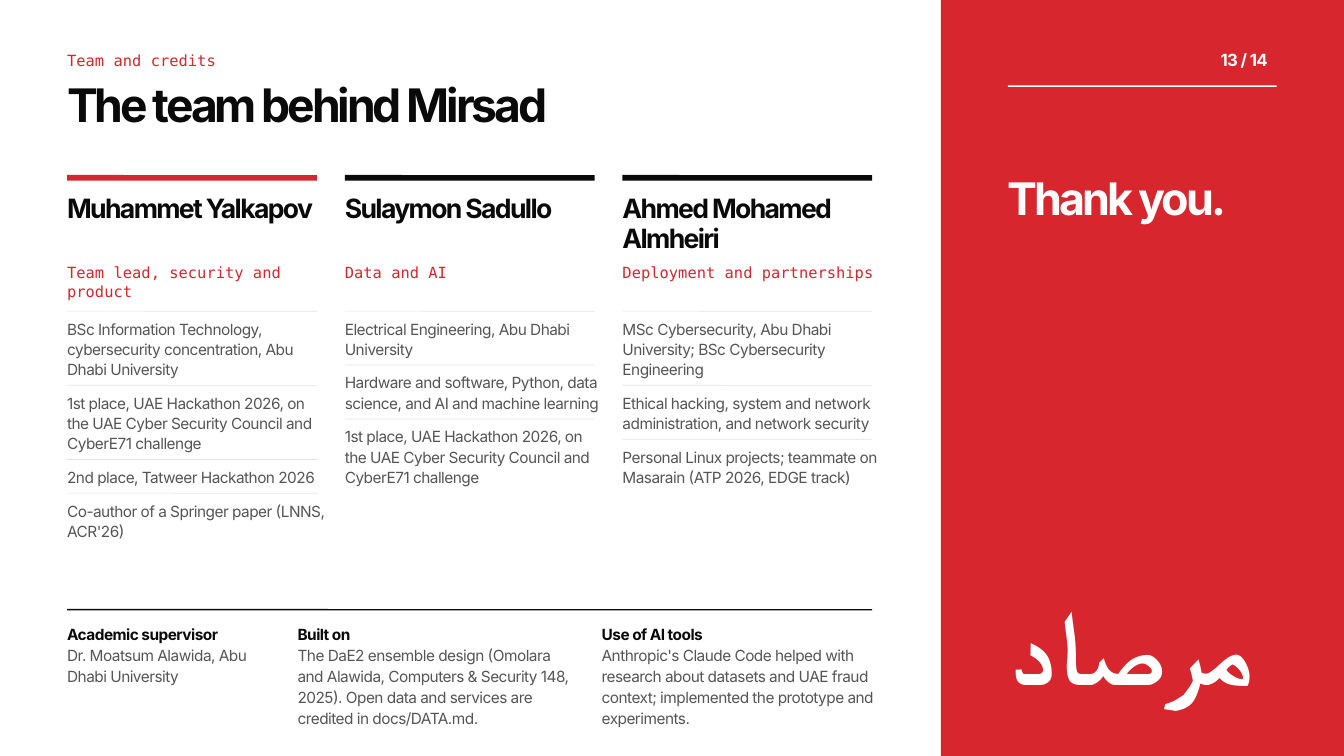
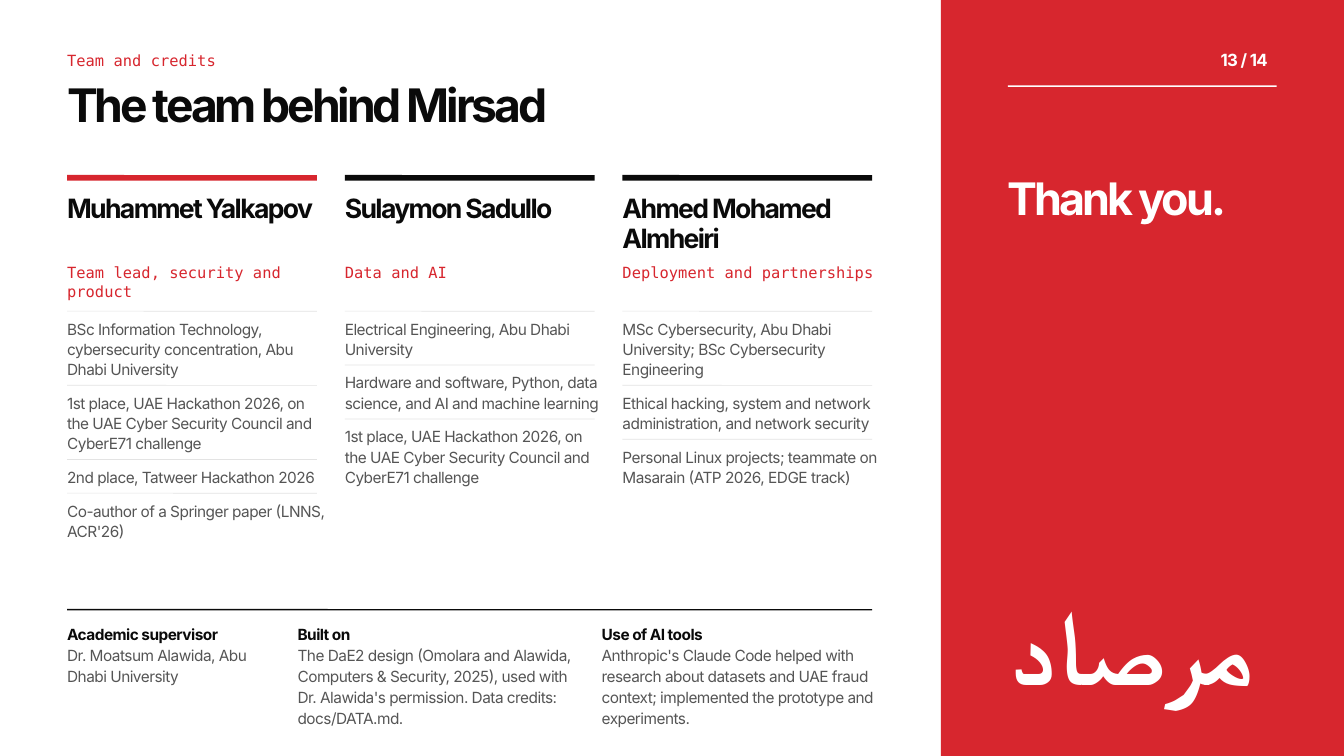
Before and after one commit to muhammet-tm/mirsad, a slide deck: slide 13 of deck/Mirsad_Deck.pptx. Drawn at 1344x756 pixels with LibreOffice and Linux fonts; fonts in the diff are those of the drawing. Boxes give left, top, right and bottom in pixels: in the first picture for what was removed or moved away, otherwise in the second. Text is boxed around its words. In the diff, an @@ line names an element or a change of style, - is before the commit and + after.

```diff
--- a/deck/Mirsad_Deck.pptx
+++ b/deck/Mirsad_Deck.pptx
@@ text at box(298, 648, 571, 726): text changed @@
-The DaE2 ensemble design (Omolara
-and Alawida, Computers & Security 148,
-2025). Open data and services are
-credited in docs/DATA.md.
+The DaE2 design (Omolara and Alawida,
+Computers & Security, 2025), used with
+Dr. Alawida's permission. Data credits:
+docs/DATA.md.
```
Also in this commit, not shown: 4 other slides changed, 3 other files.
